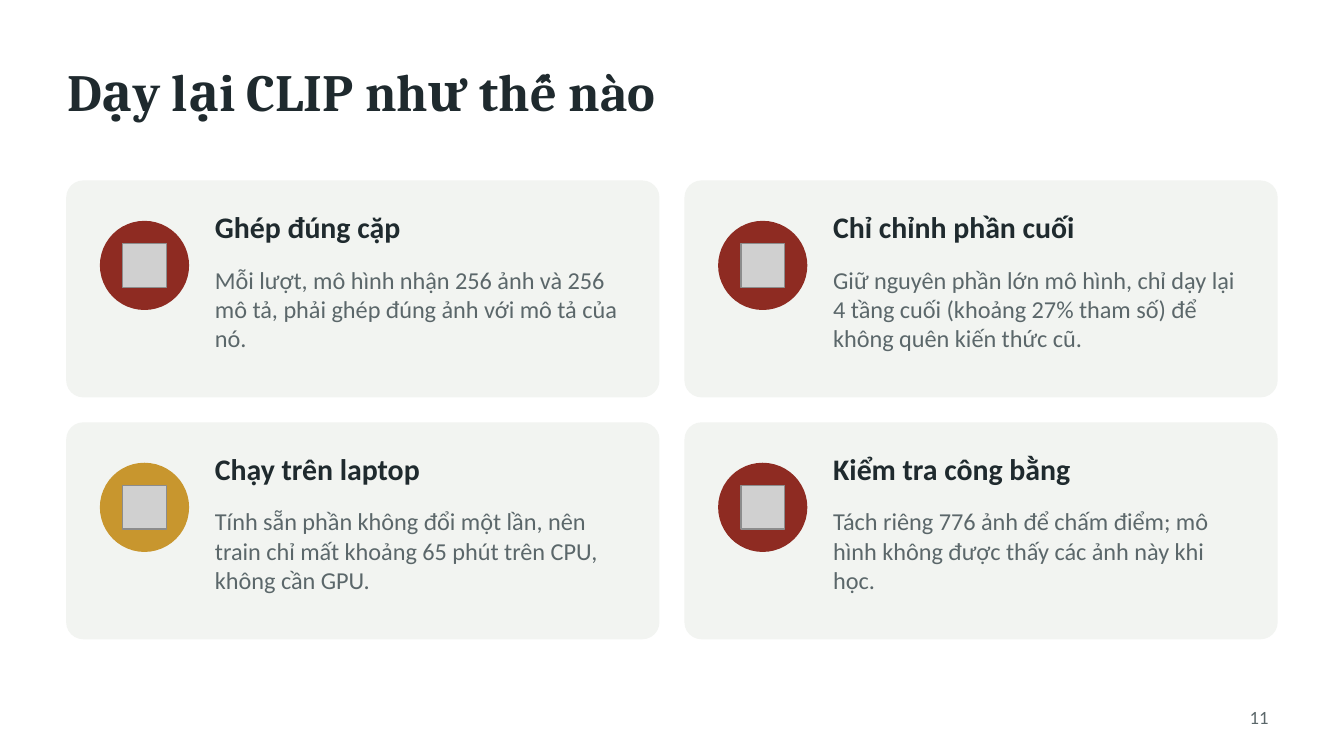
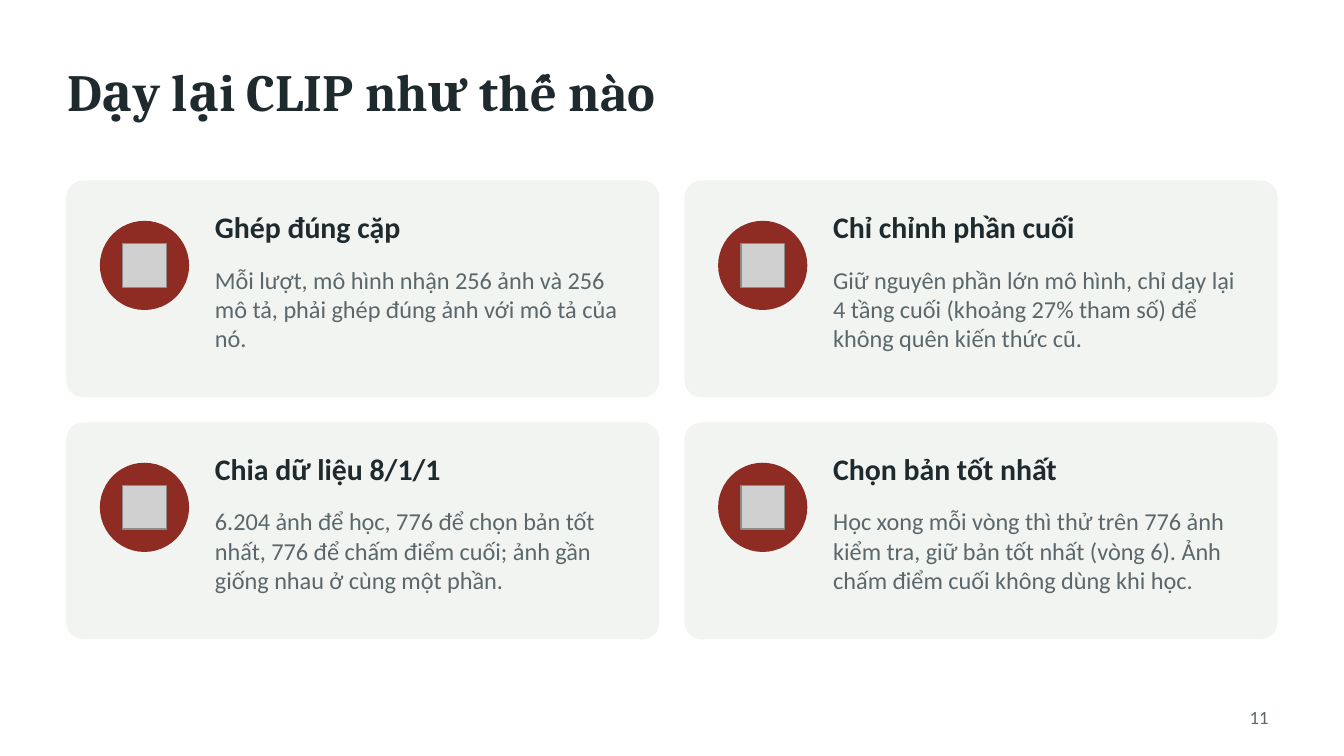
Before and after one commit to DuyLuanVo/KIS-AAI-DM-Master, a slide deck: slide 11 of reports/ThuyetTrinh_KIS_CLIP.pptx. Drawn at 1344x756 pixels with LibreOffice and Linux fonts; fonts in the diff are those of the drawing; grey boxes stand for pictures. Boxes give left, top, right and bottom in pixels: in the first picture for what was removed or moved away, otherwise in the second. Text is boxed around its words. In the diff, an @@ line names an element or a change of style, - is before the commit and + after.

Commit message:
refactor: drop semantic caption branch, search by keyword + CLIP
- Text search now fuses two branches with RRF: BM25 over captions and
  CLIP text->image. Remove the sentence-transformer caption embedder,
  the "caption" vector, mode "semantic" and TEXT_MODEL.
- Existing collections that still hold a "caption" vector keep working.
- Frontend: remove the semantic option and badge, show CLIP score.
- Docs, paper and slides updated to the two-branch design; slides
  reworked (system flow, data cleaning, cross-check, data split).

```diff
--- a/reports/ThuyetTrinh_KIS_CLIP.pptx
+++ b/reports/ThuyetTrinh_KIS_CLIP.pptx
@@ ellipse at [101, 464, 188, 551]: fill #C8962E to #8E2B22; outline #C8962E 1 pt to #8E2B22 1 pt @@
@@ text at [215, 459, 441, 486]: text changed @@
-Chạy trên laptop
+Chia dữ liệu 8/1/1
@@ text at [833, 457, 1057, 486]: text changed @@
-Kiểm tra công bằng
+Chọn bản tốt nhất
@@ text at [215, 511, 595, 593]: text changed @@
-Tính sẵn phần không đổi một lần, nên train chỉ mất khoảng 65 phút trên CPU, không cần GPU.
+6.204 ảnh để học, 776 để chọn bản tốt nhất, 776 để chấm điểm cuối; ảnh gần giống nhau ở cùng một phần.
@@ text at [833, 511, 1224, 593]: text changed @@
-Tách riêng 776 ảnh để chấm điểm; mô hình không được thấy các ảnh này khi học.
+Học xong mỗi vòng thì thử trên 776 ảnh kiểm tra, giữ bản tốt nhất (vòng 6). Ảnh chấm điểm cuối không dùng khi học.
```
Also in this commit, not shown: 7 other slides changed, 1 slide added, 2 slides removed, 16 other files.
